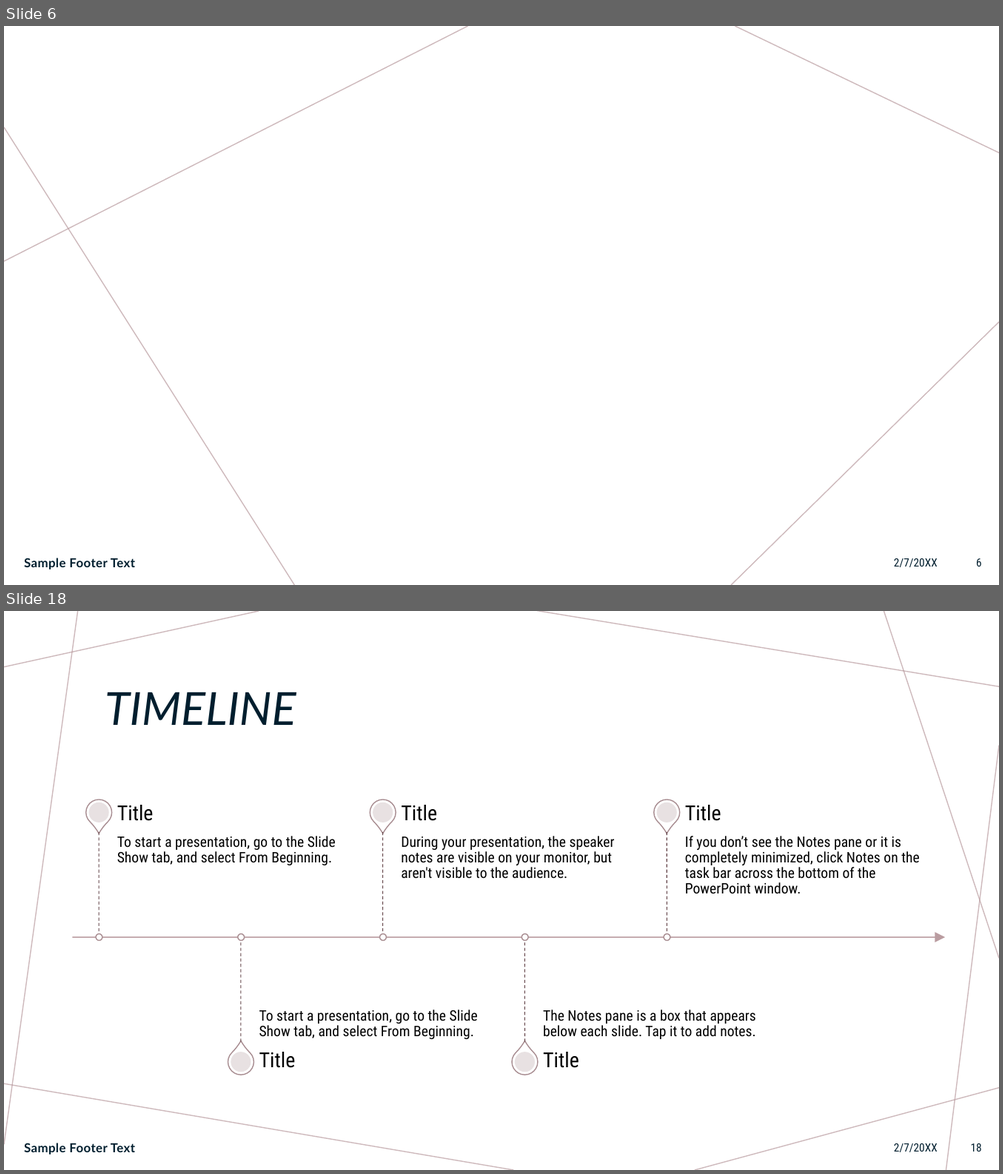
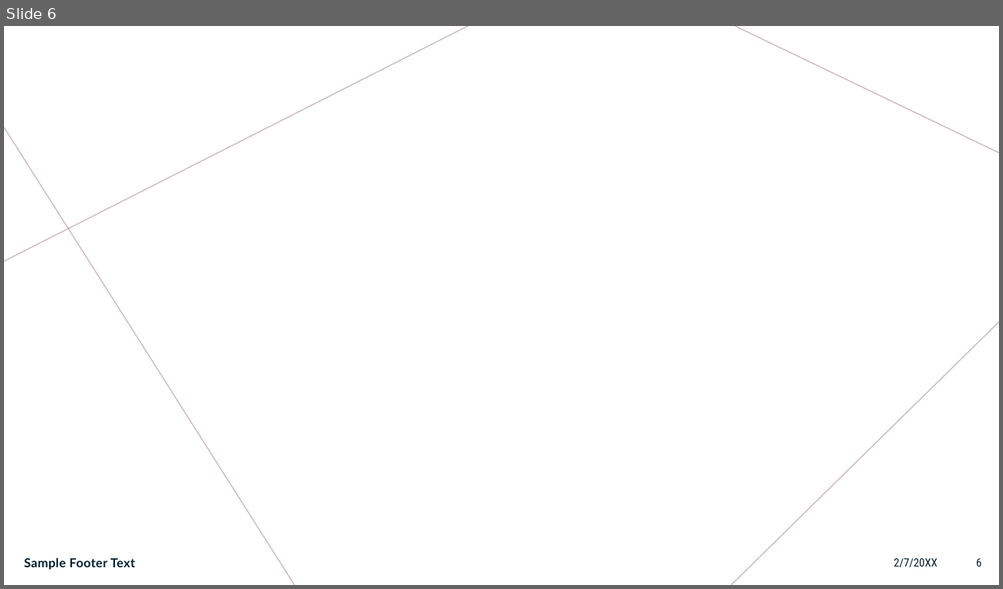
Before and after one commit to Anguyensfg/project-4, a slide deck: Project 4.pptx. Shown one above the other, each under a label of ours: slides 6 and 18 before the commit, slide 6 after it; the slides between them are not shown. The pictures are 1003x1174 and 1003x589 pixels, drawn with LibreOffice and Linux fonts; fonts in the diff are those of the drawing; background and template pictures are left out. Boxes give left, top, right and bottom in pixels: in the first picture for what was removed or moved away, otherwise in the second. Text is boxed around its words. In the diff, an @@ line names an element or a change of style, - is before the commit and + after.

```diff
--- a/Project 4.pptx
+++ b/Project 4.pptx
@@ slide 18 removed at <box>4,611,999,1170</box>, background #FFFFFF; not listed: 7 template elements that a slide beside it also shows @@
@@ title removed at <box>105,692,296,725</box> @@
-TIMELINE
@@ group removed at <box>73,795,945,1081</box>: 10 ellipses, 10 texts, 5 teardrops, 5 lines, 1 arrow @@
-To start a presentation, go to the Slide Show tab, and select From Beginning.
-Title
-To start a presentation, go to the Slide Show tab, and select From Beginning.
-Title
-During your presentation, the speaker notes are visible on your monitor, but aren't visible to the audience.
-Title
-The Notes pane is a box that appears below each slide. Tap it to add notes.
-Title
-If you don’t see the Notes pane or it is completely minimized, click Notes on the task bar across the bottom of the PowerPoint window.
-Title
@@ text removed at <box>24,1143,135,1155</box> @@
-Sample Footer Text
@@ text removed at <box>893,1144,937,1153</box> @@
-2/7/20XX
@@ page number removed at <box>970,1144,982,1152</box> @@
-18
```
Also in this commit, not shown: 8 slides changed, 1 slide added, 11 other slides removed.
